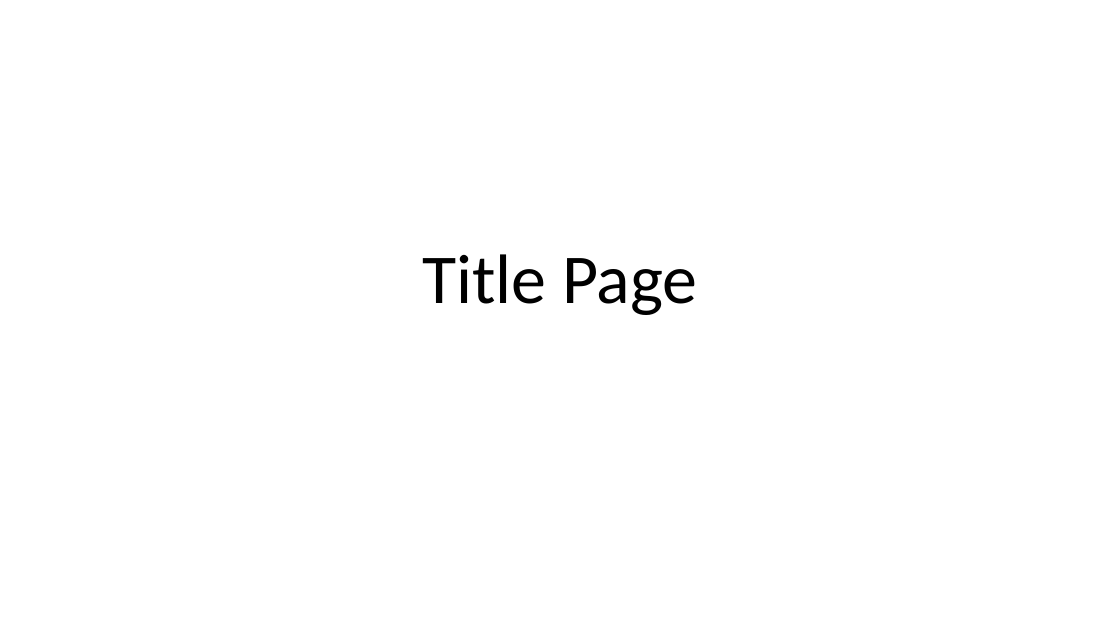
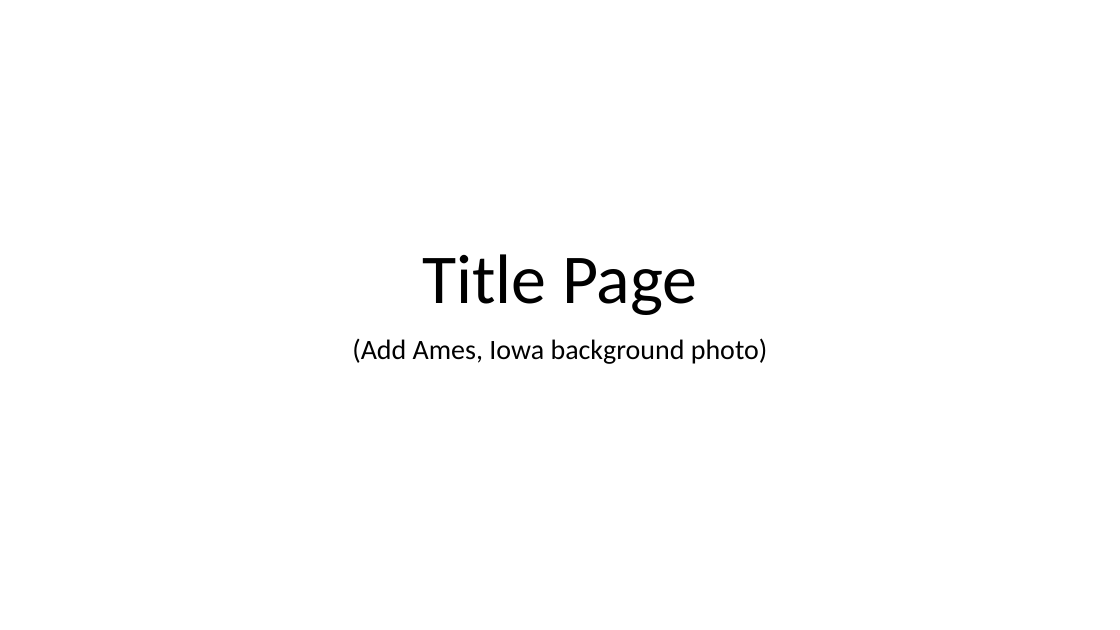
Before and after one commit to lelandjmurrin/Ames_Housing_Project, a slide deck: slide 1 of Ames_Housing_Project_Presentation.pptx. Drawn at 1120x630 pixels with LibreOffice and Linux fonts; fonts in the diff are those of the drawing. Boxes give left, top, right and bottom in pixels: in the first picture for what was removed or moved away, otherwise in the second. Text is boxed around its words. In the diff, an @@ line names an element or a change of style, - is before the commit and + after.

```diff
--- a/Ames_Housing_Project_Presentation.pptx
+++ b/Ames_Housing_Project_Presentation.pptx
@@ subtitle added at [352, 338, 768, 364], 24 pt, text #000000 @@
+(Add Ames, Iowa background photo)
```
Also in this commit, not shown: 5 other slides changed, 3 slides added, 1 other file.
